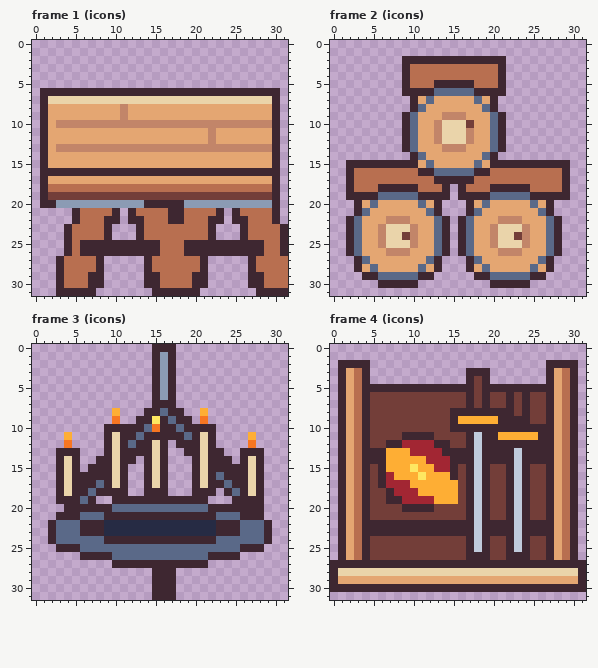
Pixel-art file -- art-src/aseprite/icons_medieval_r3.aseprite. The first picture shows the starting point.
32x32 pixels, 5 frames. Shown: frame 1 (icons), frame 2 (icons), frame 3 (icons), frame 4 (icons).
The same view after the edit:
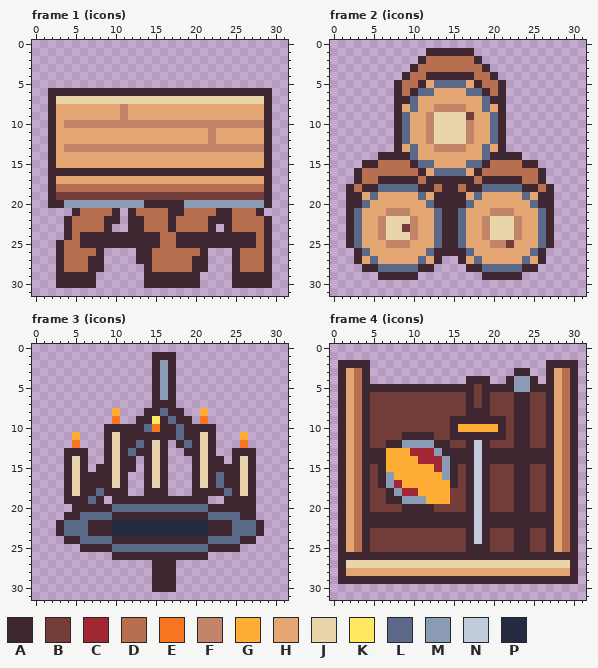
Palette (. is transparent): A #3e2731  B #733e39  C #a22633  D #b86f50  E #f77622  F #c28569  G #feae34  H #e4a672  J #ead4aa  K #fee761  L #5a6988  M #8b9bb4  N #c0cbdc  P #262b44
Difference:
Frame 1 (icons):
y 6: x 1 A -> .; x 30 A -> .
y 7: x 1..2 AJ -> .A; x 29..30 JA -> A.
y 8..9: x 1..2 AH -> .A; x 29..30 HA -> A.
y 10: x 1..3 AHF -> .AH; x 29..30 FA -> A.
y 11..12: x 1..2 AH -> .A; x 29..30 HA -> A.
y 13: x 1..3 AHF -> .AH; x 29..30 FA -> A.
y 14..15: x 1..2 AH -> .A; x 29..30 HA -> A.
y 16: x 1 A -> .; x 30 A -> .
y 17: x 1..2 AH -> .A; x 29..30 HA -> A.
y 18: x 1..2 AD -> .A; x 29..30 DA -> A.
y 19: x 1..2 AB -> .A; x 29..30 BA -> A.
y 20: x 1 A -> .; x 3 M -> A; x 29..30 MA -> A.
y 21: x 24..25 .A -> AD; x 28..30 DDA -> A..
y 22: x 4..5 .A -> AD; x 18 A -> D; x 24..26 .AA -> ADD; x 29..30 DA -> A.
y 23: x 12 . -> A; x 17 D -> A; x 24..26 ..A -> ADD; x 29..31 DDA -> A..
y 24: x 6..8 DDD -> AAA; x 10..12 ... -> AAA; x 14..15 DD -> AA; x 18..21 DDDD -> AAAA; x 23..25 ... -> AAA; x 27 D -> A; x 29..31 DDA -> A..
y 25: x 3..4 .A -> AD; x 18 D -> A; x 28..31 ADDA -> DA..
y 26: x 3..4 .A -> AD; x 6..7 AA -> DD; x 9..12 AAAA -> ....; x 15 A -> D; x 19..20 AA -> DD; x 22..24 AAA -> ...; x 26..31 AAADDA -> DDDA..
y 27: x 7 D -> A; x 13 . -> A; x 20 D -> A; x 25..27 ..A -> ADD; x 29..31 DDD -> A..
y 28: x 7 D -> A; x 20 D -> A; x 25..27 ..A -> ADD; x 29..31 DDD -> A..
y 29..30: x 4..6 DDD -> AAA; x 8 A -> .; x 16..19 DDDD -> AAAA; x 21 A -> .; x 25..26 .. -> AA; x 29..31 DDD -> A..
y 31: x 3..7 AAAAA -> .....; x 15..20 AAAAAA -> ......; x 28..31 AAAA -> ....
Frame 2 (icons):
y 1: x 12..17 ...... -> AAAAAA
y 2: x 9..10 AA -> ..; x 12..17 AAAAAA -> DDDDDD; x 19..21 AAA -> ...
y 3: x 9..10 AD -> .A; x 19..21 DDA -> A..
y 4: x 12..17 DDDDDD -> AAAAAA; x 20..21 DA -> A.
y 5: x 8..9 .A -> AD; x 11..18 DDAAAAAD -> AHLLLLHA
y 6: x 8..9 .A -> AD; x 11..16 AALLLL -> LLHHHH; x 18 A -> L; x 20 A -> D
y 7: x 8..10 ..A -> AAL; x 12 L -> H; x 18..19 LH -> HL; x 21 . -> A
y 8: x 8..11 ..AL -> AHLH; x 13..16 HHHH -> FFFF; x 20..21 A. -> HA
y 9: x 8..10 .AL -> ALH; x 12..17 HHFFFH -> FJJJJB
y 10: x 8..10 .AL -> ALH; x 12..13 HF -> FJ; x 17 B -> F
y 11..12: x 8..10 .AL -> ALH; x 12..13 HF -> FJ
y 13: x 8..9 .A -> AH; x 13 H -> F; x 19..20 HL -> LH
y 14: x 6..11 ....AL -> AAAALH; x 21..23 ... -> AAA
y 15: x 2..3 AA -> ..; x 6..9 AAAA -> DDDD; x 11 H -> L; x 17 H -> L; x 19..23 HAAAA -> ADDDD; x 26..29 AAAA -> ....
y 16: x 2..3 AD -> .A; x 12 A -> H; x 17 L -> H; x 19 A -> D; x 26..29 DDDA -> A...
y 17: x 2..3 AD -> .A; x 6..10 DDDDD -> AAAAA; x 12 D -> A; x 19..23 DDDDD -> AAAAA; x 26..29 DDDA -> A...
y 18: x 4..12 DDAAAAADD -> AALLLLLAA; x 15..23 .ADDDAAAA -> ADAALLLLL; x 25 D -> A; x 27..29 DDA -> A..
y 19: x 4..12 AALLLLLAA -> HLHHHHHLH; x 15 . -> A; x 17..23 AAALLLL -> HLHHHHH; x 25 A -> H; x 28..29 AA -> ..
y 20: x 2 . -> A; x 4..5 HL -> LH; x 11..12 LH -> HL; x 14..17 ...A -> AAAL; x 19 L -> H; x 26 H -> A
y 21: x 2..4 .AL -> ALH; x 7..9 HHH -> FFF; x 12..18 LA...AL -> HLAALHH; x 20..22 HHH -> FFF
y 22: x 6..10 HFFFH -> FJJJF; x 15..17 .AL -> ALH; x 19..22 HHFF -> FJJJ; x 26..28 HLA -> LA.
y 23: x 9 J -> B; x 15..17 .AL -> ALH; x 19..20 HF -> FJ; x 23..24 JF -> FH; x 26..28 HLA -> LA.
y 24: x 9 B -> J; x 15..17 .AL -> ALH; x 19..20 HF -> FJ; x 23..24 BF -> FH; x 26..28 HLA -> LA.
y 25: x 6..10 FJJJF -> HFFFH; x 15..17 .AL -> ALH; x 21..24 JJJF -> FBHH; x 26..28 HLA -> LA.
y 26: x 2..4 ALH -> .AL; x 7..9 FFF -> HHH; x 12..13 HL -> LA; x 15 . -> A; x 21..23 FFF -> HHH; x 25..28 HHLA -> LA..
y 27: x 4..5 LH -> HL; x 11..12 HL -> LH; x 16..17 .A -> AH; x 24 H -> L; x 26..27 LA -> A.
y 28: x 3..13 AHLHHHHHLHA -> .AALLLLLAA.; x 18 H -> A; x 20..27 HHHHHLHA -> LLLLAA..
y 29: x 4..12 AALLLLLAA -> ..AAAAA..; x 18 A -> .; x 20..26 LLLLLAA -> AAAA...
y 30: x 6..10 AAAAA -> .....; x 20..24 AAAAA -> .....
Frame 3 (icons):
y 0: x 15..17 AAA -> ...
y 1: x 16 M -> A
y 11: x 4..5 G. -> .G; x 13 L -> A; x 18..19 AL -> LA; x 26..27 .G -> G.
y 12: x 4..5 E. -> .E; x 12..13 LA -> AL; x 19 A -> L; x 26..27 .E -> E.
y 13: x 3 A -> .; x 6 . -> A; x 12 A -> L; x 23 A -> .; x 25 . -> A; x 28 A -> .
y 14: x 3..6 AJA. -> .AJA; x 8 A -> .; x 24..28 A.AJA -> .AJA.
y 15: x 3..7 AJA.A -> .AJA.; x 12 . -> A; x 26..28 AJA -> JA.
y 16: x 3..5 AJA -> .AJ; x 26..28 AJA -> JA.
y 17: x 3..5 AJA -> .AJ; x 8 L -> A; x 23..24 AL -> LA; x 26..28 AJA -> JA.
y 18: x 3..5 AJA -> .AJ; x 7..8 LA -> AL; x 23..28 .ALAJA -> ALAJA.
y 19: x 3 A -> .; x 6..8 LA. -> ALA; x 24 . -> A; x 28 A -> .
y 20: x 4 A -> .; x 28 A -> .
y 21: x 3 A -> .; x 9 A -> L; x 22 A -> L; x 28 A -> .
y 22..23: x 2..3 AL -> .A; x 6 A -> L; x 9 P -> A; x 22 P -> A; x 25 A -> L; x 28..29 LA -> A.
y 24: x 2..5 ALLL -> ..AA; x 9 A -> L; x 22 A -> L; x 26..29 LLLA -> AA..
y 25: x 3..9 AAALLLL -> ...AAAA; x 22..28 LLLLAAA -> AAAA...
y 26: x 6..25 AAAALLLLLLLLLLLLAAAA -> ....AAAAAAAAAAAA....
y 27: x 10..14 AAAAA -> .....; x 18..21 AAAA -> ....
y 31: x 15..17 AAA -> ...
Frame 4 (icons):
y 3: x 17..19 AAA -> ...; x 23..24 .. -> AA
y 4: x 18 B -> A; x 22..25 .... -> AMMA
y 5: x 23..24 AA -> MM
y 6..7: x 22..23 AB -> BA
y 8: x 15..16 AA -> BB; x 20..23 AAAB -> BBBA
y 9: x 16..20 GGGGG -> AAAAA; x 22 A -> B
y 10: x 16..20 AAAAA -> GGGGG; x 22 A -> B; x 25..26 AA -> BB
y 11: x 15..16 BB -> AA; x 18 N -> A; x 21..26 GGGGGA -> ABAABB
y 12: x 9..12 CCCC -> MMMM; x 20..22 AAA -> BBB; x 25..26 AA -> BB
y 13: x 13 C -> M; x 23 N -> A
y 14: x 11 G -> C; x 14 C -> M; x 23 N -> A
y 15: x 10 K -> G; x 14 C -> M; x 22..23 AN -> BA
y 16: x 7 C -> M; x 11 K -> G; x 14 G -> M; x 22..23 AN -> BA
y 17: x 7 C -> M; x 9 C -> G; x 15 G -> A; x 22..23 AN -> BA
y 18: x 8 C -> M; x 15 G -> B; x 22..23 AN -> BA
y 19: x 9..12 CCCC -> MMMG; x 15 G -> B; x 22..23 AN -> BA
y 20: x 22..23 AN -> BA
y 21: x 5..16 BBBBBBBBBBBB -> AAAAAAAAAAAA; x 20..21 BB -> AA; x 23 N -> A; x 25..26 BB -> AA
y 22: x 23 N -> A
y 23: x 5..16 AAAAAAAAAAAA -> BBBBBBBBBBBB; x 20..23 AAAN -> BBBA; x 25..26 AA -> BB
y 24: x 22..23 AN -> BA
y 25: x 18 N -> A; x 22..23 AN -> BA
y 26: x 2..3 HD -> AA; x 5..16 BBBBBBBBBBBB -> AAAAAAAAAAAA; x 20..21 BB -> AA; x 25..26 BB -> AA; x 28..29 HD -> AA
y 27: x 0 A -> .; x 2..29 AAAAAAAAAAAAAAAAAAAAAAAAAAAA -> JJJJJJJJJJJJJJJJJJJJJJJJJJJJ; x 31 A -> .
y 28: x 0..31 AJJJJJJJJJJJJJJJJJJJJJJJJJJJJJJA -> .AHHHHHHHHHHHHHHHHHHHHHHHHHHHHA.
y 29: x 0..31 AHHHHHHHHHHHHHHHHHHHHHHHHHHHHHHA -> .AAAAAAAAAAAAAAAAAAAAAAAAAAAAAA.
y 30: x 0..31 AAAAAAAAAAAAAAAAAAAAAAAAAAAAAAAA -> ................................
Changed places in both pictures, as pixel boxes (x1, y1, x2, y2):
changed: (40, 88, 288, 296)
changed: (346, 48, 570, 288)
changed: (152, 344, 176, 360)
changed: (48, 432, 272, 600)
changed: (330, 368, 586, 592)
